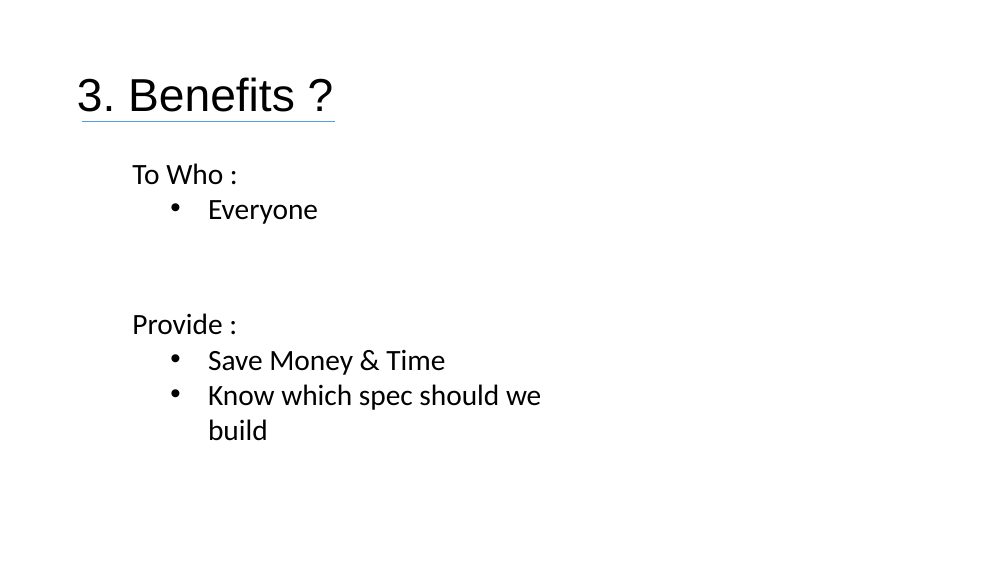
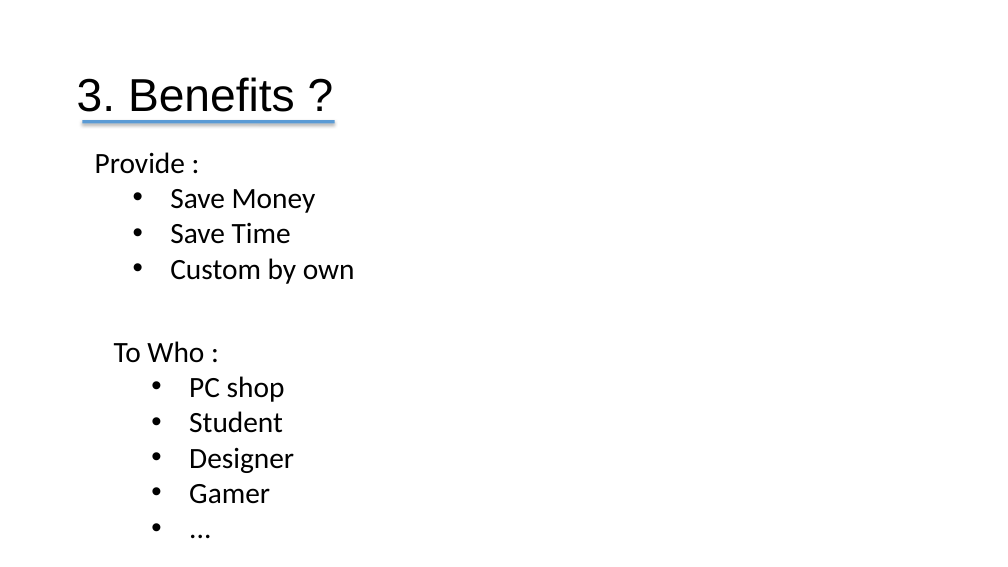
Before and after one commit to TithSambath/Web-Project-Y3, a slide deck: slide 5 of Presentation1.pptx. Drawn at 1008x567 pixels with LibreOffice and Linux fonts; fonts in the diff are those of the drawing. Boxes give left, top, right and bottom in pixels: in the first picture for what was removed or moved away, otherwise in the second. Text is boxed around its words. In the diff, an @@ line names an element or a change of style, - is before the commit and + after.

Commit message:
Update presentation file

```diff
--- a/Presentation1.pptx
+++ b/Presentation1.pptx
@@ line (82, 122) - (335, 122): stroke #5B9BD5 1.5 pt to #5B9BD5 3 pt @@
@@ text added at [95, 152, 355, 284], 28 pt, text #000000 @@
+Provide :
+  • Save Money
+  • Save Time
+  • Custom by own
@@ text removed at [132, 163, 318, 224] @@
-To Who :
-  • Everyone
@@ text removed at [132, 313, 541, 441] @@
-Provide :
-  • Save Money & Time
-  • Know which spec should we build
@@ text added at [114, 341, 294, 504], 28 pt, text #000000 @@
+To Who :
+  • PC shop
+  • Student
+  • Designer
+  • Gamer
+  • ...
```
Also in this commit, not shown: 4 other slides changed, 1 slide added, 1 slide removed.
